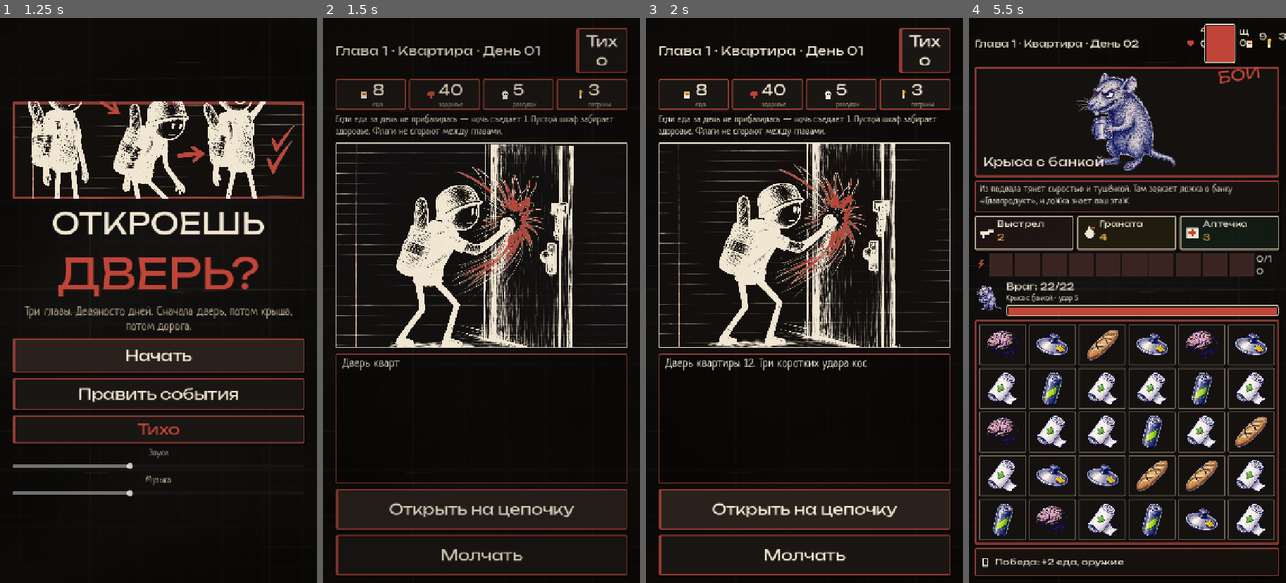
Above: before the commit, frames 1-4 (left to right).
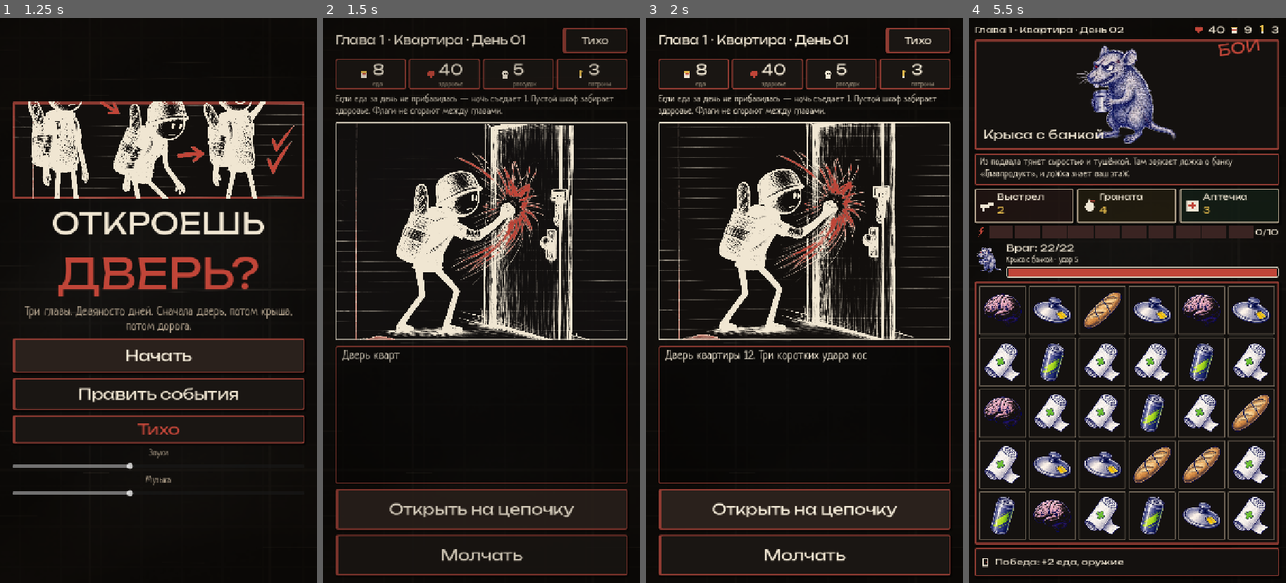
Above: after the commit, the same moments.

Repository: DmitriiGame/garlic_games
Game: Godot game, scene res://scenes/main.tscn
Same seed, same stepped clock (60 frames per second), same inputs: the game is played once before the commit and once after it. Sound files missing from this copy of the repository are replaced by a short silence.
Inputs:
- Up to frame 1 (1.25 s): click "Звук" at 0.5 s
- Up to frame 2 (1.5 s): click "Начать" at 1.25 s
- Up to frame 3 (2 s): no input
- Up to frame 4 (5.5 s): click "Тихо" at 2 s; click "Звук" at 2.75 s; click "Открыть на цепочку" at 3.5 s; click "Дальше" at 4.25 s; click "Спуститься с фонарём" at 5 s

Frame 1 is identical in both runs. In frame 2, 17% of the frame differs, in the area x 4-96%, y 1-63%; in frame 3, 18%; in frame 4, 37%, in the area x 1-100%, y 1-92%.

Commit message:
Keep the battle counters and energy count on one line.
The header no longer carries a red health bar, and the energy total stays beside the lightning icon. The story mute button no longer splits its label.

Co-authored-by: DmitriiGame <DmitriiGame@users.noreply.github.com>

Diff:
--- a/door/scripts/battle_view.gd
+++ b/door/scripts/battle_view.gd
@@ -135,25 +135,19 @@
 func _top_bar() -> Control:
 	var row := HBoxContainer.new()
 	row.add_theme_constant_override("separation", 8)
-	header = _line("", 22, display)
+	header = _single_line("", 20)
 	header.size_flags_horizontal = Control.SIZE_EXPAND_FILL
+	header.text_overrun_behavior = TextServer.OVERRUN_TRIM_ELLIPSIS
+	header.clip_text = true
 	row.add_child(header)
 	row.add_child(_icon("res://art/ui/stat_health.png"))
-	hero_label = _line("40", 22, display)
+	hero_label = _single_line("40", 22)
 	row.add_child(hero_label)
-	var life := _bar()
-	hero_fill = life[1]
-	hero_fill.color = Palette.MARKER
-	life[0].size_flags_horizontal = Control.SIZE_SHRINK_END
-	life[0].custom_minimum_size = Vector2(72, 16)
-	row.add_child(life[0])
-	shield_label = _line("0", 18, display)
-	row.add_child(shield_label)
 	row.add_child(_icon("res://art/ui/stat_food.png"))
-	food_label = _line("0", 22, display)
+	food_label = _single_line("0", 22)
 	row.add_child(food_label)
 	row.add_child(_icon("res://art/ui/stat_ammo.png"))
-	ammo_label = _line("0", 22, display)
+	ammo_label = _single_line("0", 22)
 	row.add_child(ammo_label)
 	return row
 
@@ -314,8 +308,8 @@
 		seg.mouse_filter = Control.MOUSE_FILTER_IGNORE
 		energy.add_child(seg)
 		energy_segs.append(seg)
-	energy_label = _line("0/10", 20, display)
-	energy_label.custom_minimum_size = Vector2(52, 0)
+	energy_label = _single_line("0/10", 20)
+	energy_label.horizontal_alignment = HORIZONTAL_ALIGNMENT_RIGHT
 	energy.add_child(energy_label)
 	wrap.add_child(energy)
 	return wrap
@@ -372,10 +366,8 @@
 	ammo_label.text = str(int(Game.stats.get("ammo", 0)))
 	story.text = Game.battle_blurb()
 	_show_enemy_card(fight)
-	var hero_max := maxi(1, int(fight.hero_max()))
-	hero_label.text = "%d" % int(fight.hp)
-	shield_label.text = "щ%d" % int(fight.shield)
-	_set_fill(hero_fill, float(fight.hp) / float(hero_max))
+	var shield := int(fight.shield)
+	hero_label.text = "%d+%d" % [int(fight.hp), shield] if shield > 0 else "%d" % int(fight.hp)
 	var enemy_max := maxi(1, int(fight.enemy.get("max_hp", 1)))
 	var extra := ""
 	if int(fight.minion_hp) > 0:
@@ -939,12 +931,17 @@
 func _process(_delta: float) -> void:
 	if not is_visible_in_tree() or Game.battle == null:
 		return
-	var hero_max := maxi(1, int(Game.battle.hero_max()))
-	_set_fill(hero_fill, float(Game.battle.hp) / float(hero_max))
 	var enemy_max := maxi(1, int(Game.battle.enemy.get("max_hp", 1)))
 	_set_fill(enemy_fill, float(int(Game.battle.enemy["hp"])) / float(enemy_max))
 	if OS.is_debug_build() and OS.has_feature("web"):
 		_publish_debug()
+
+
+func _single_line(text: String, size: int) -> Label:
+	var label := _line(text, size, display)
+	label.autowrap_mode = TextServer.AUTOWRAP_OFF
+	label.vertical_alignment = VERTICAL_ALIGNMENT_CENTER
+	return label
 
 
 func _line(text: String, size: int, font: Font) -> Label:
--- a/door/scripts/main.gd
+++ b/door/scripts/main.gd
@@ -219,12 +219,17 @@
 	var box := _column(screen)
 	var top := HBoxContainer.new()
 	top.add_theme_constant_override("separation", 12)
-	day_title = _label("Глава 1 · Квартира · День 01", 28, INK, display, HORIZONTAL_ALIGNMENT_LEFT)
+	day_title = _label("Глава 1 · Квартира · День 01", 26, INK, display, HORIZONTAL_ALIGNMENT_LEFT)
 	day_title.size_flags_horizontal = Control.SIZE_EXPAND_FILL
-	day_title.autowrap_mode = TextServer.AUTOWRAP_WORD_SMART
+	day_title.autowrap_mode = TextServer.AUTOWRAP_OFF
+	day_title.text_overrun_behavior = TextServer.OVERRUN_TRIM_ELLIPSIS
+	day_title.clip_text = true
 	top.add_child(day_title)
-	var mute := _button("звук", false)
-	mute.custom_minimum_size = Vector2(118, 64)
+	var mute := _button("Звук", false, 56)
+	mute.autowrap_mode = TextServer.AUTOWRAP_OFF
+	mute.clip_text = false
+	mute.add_theme_font_size_override("font_size", 22)
+	mute.custom_minimum_size = Vector2(148, 56)
 	mute.pressed.connect(_on_mute)
 	mute_buttons.append(mute)
 	top.add_child(mute)
